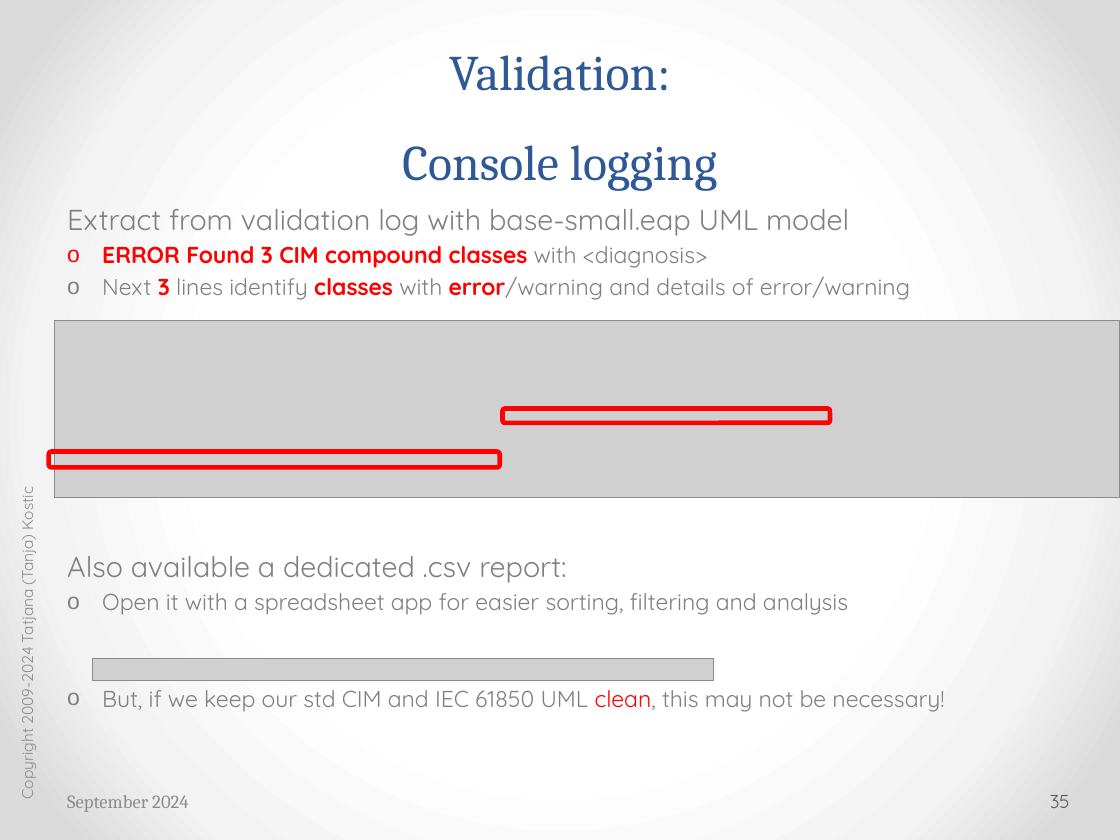
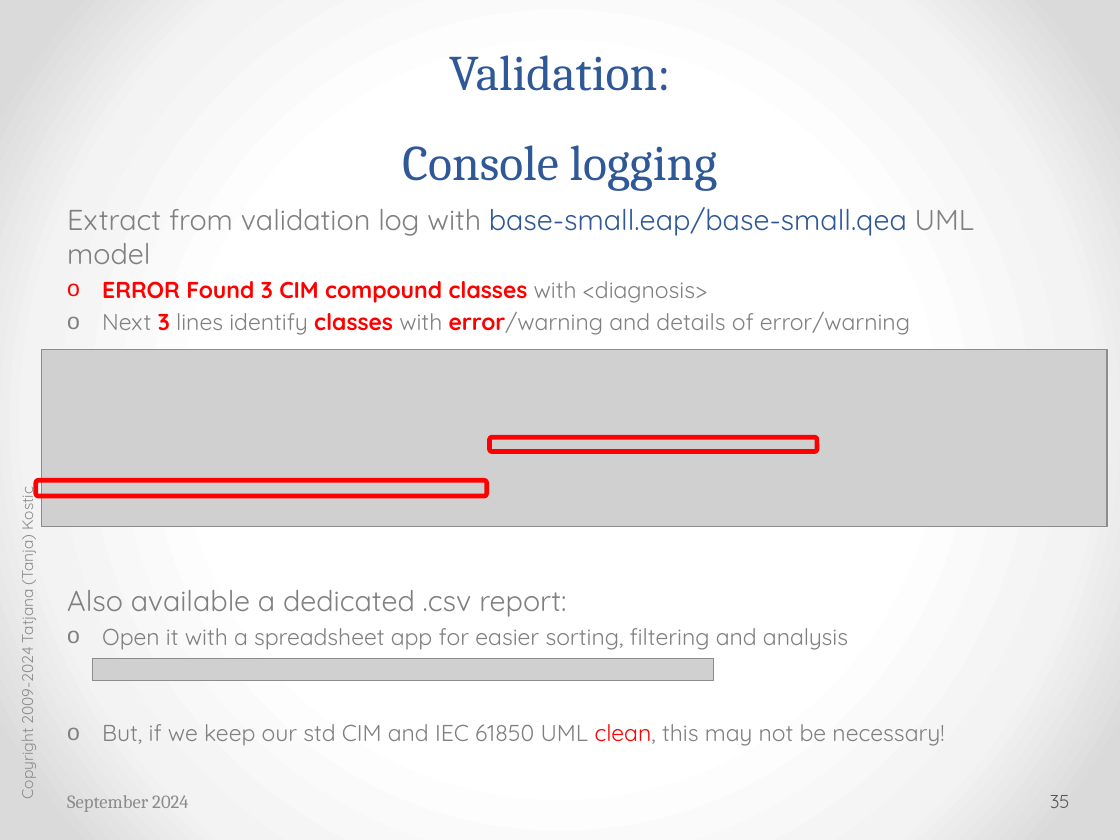
Before and after one commit to cimug-org/jCleanCim, a slide deck: slide 35 of doc/jCleanCimIntro.pptx. Drawn at 1120x840 pixels with LibreOffice and Linux fonts; fonts in the diff are those of the drawing; grey boxes stand for pictures. Boxes give left, top, right and bottom in pixels: in the first picture for what was removed or moved away, otherwise in the second. Text is boxed around its words. In the diff, an @@ line names an element or a change of style, - is before the commit and + after.

```diff
--- a/doc/jCleanCimIntro.pptx
+++ b/doc/jCleanCimIntro.pptx
@@ text at (67, 207, 975, 264): text changed @@
-Extract from validation log with base-small.eap UML model
+Extract from validation log with base-small.eap/base-small.qea UML model
@@ 2 rounded rectangles, 1 picture: place and size @@
-2 rounded rectangles, 1 picture at (49, 320, 1120, 497)
+2 rounded rectangles, 1 picture at (36, 349, 1107, 526)
```
Also in this commit, not shown: 24 other slides changed, 4 other files.
